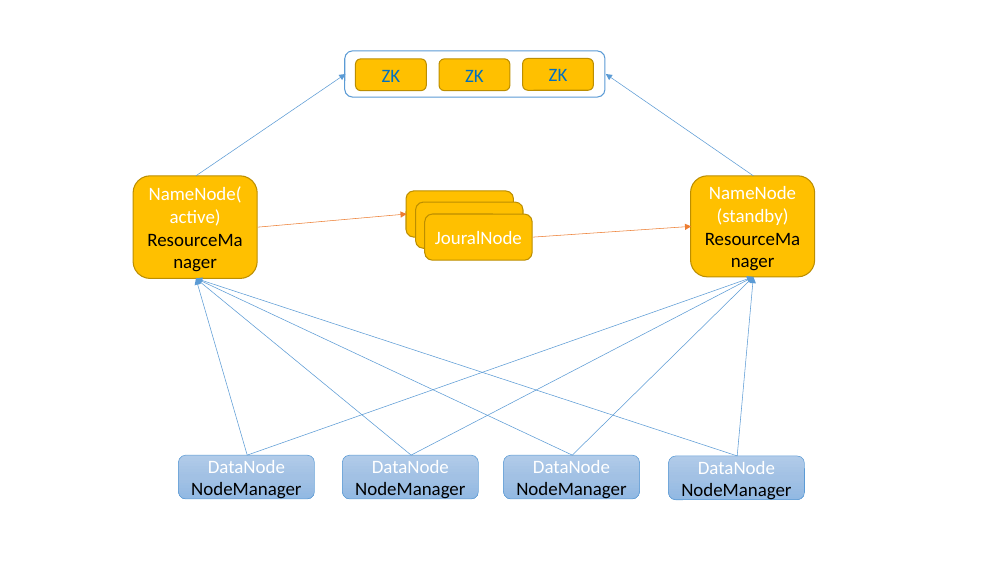
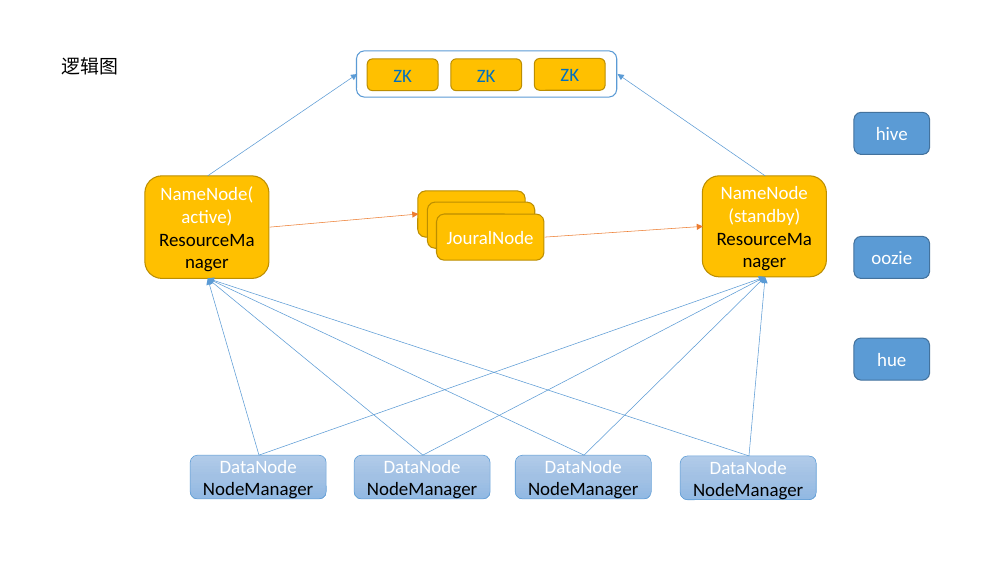
Before and after one commit to rockleeprc/note, a slide deck: slide 2 of ppt/BI.pptx (slide 3 before the commit). Drawn at 1008x567 pixels with LibreOffice and Linux fonts; fonts in the diff are those of the drawing. Boxes give left, top, right and bottom in pixels: in the first picture for what was removed or moved away, otherwise in the second. Text is boxed around its words. In the diff, an @@ line names an element or a change of style, - is before the commit and + after.

```diff
--- a/ppt/BI.pptx
+++ b/ppt/BI.pptx
@@ text added at <box>61,57,118,75</box>, 18 pt, text #000000 @@
+逻辑图
@@ rounded rectangle added at <box>854,113,930,155</box>, fill #5B9BD5, outline #43739E 1 pt, 18 pt, text #FFFFFF @@
+hive
@@ 11 arrows, 10 rounded rectangles: place and size @@
-11 arrows, 10 rounded rectangles at <box>133,51,814,499</box>
+11 arrows, 10 rounded rectangles at <box>145,51,827,499</box>
@@ rounded rectangle added at <box>854,237,930,279</box>, fill #5B9BD5, outline #43739E 1 pt, 18 pt, text #FFFFFF @@
+oozie
@@ 3 rounded rectangles, 1 arrow: place and size @@
-3 rounded rectangles, 1 arrow at <box>178,59,805,500</box>
+3 rounded rectangles, 1 arrow at <box>191,59,817,500</box>
@@ rounded rectangle added at <box>854,338,930,380</box>, fill #5B9BD5, outline #43739E 1 pt, 18 pt, text #FFFFFF @@
+hue
```
Also in this commit, not shown: 1 slide added, 1 slide removed, 3 other files.
